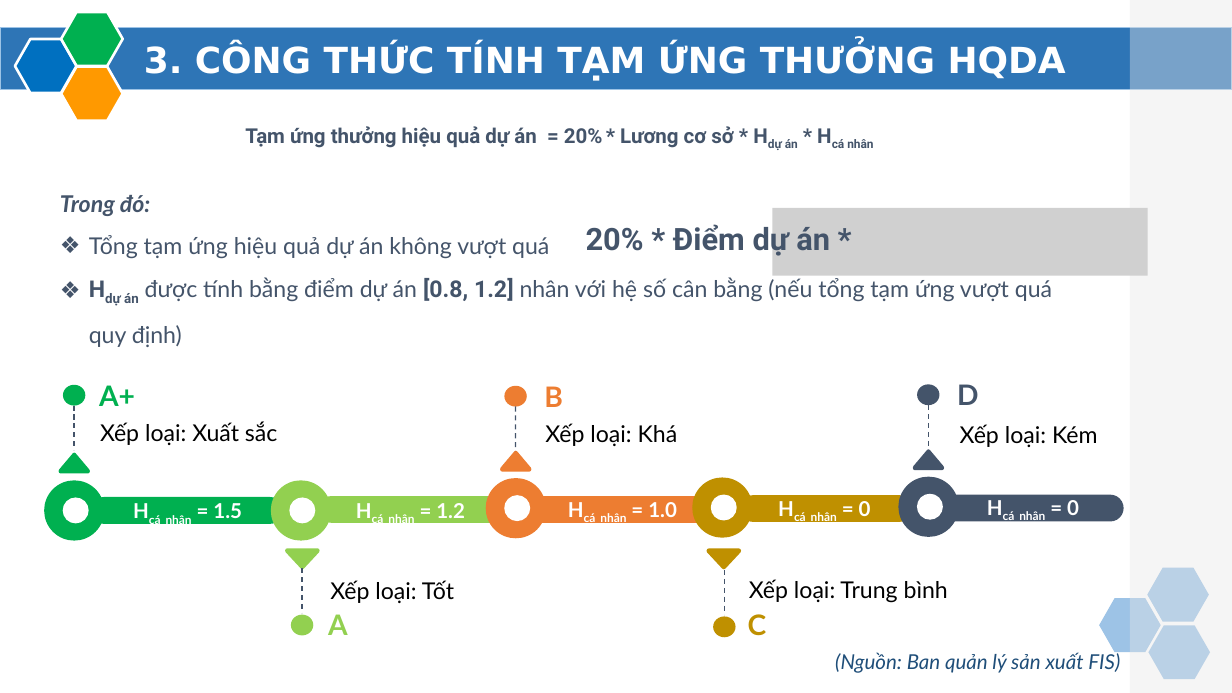
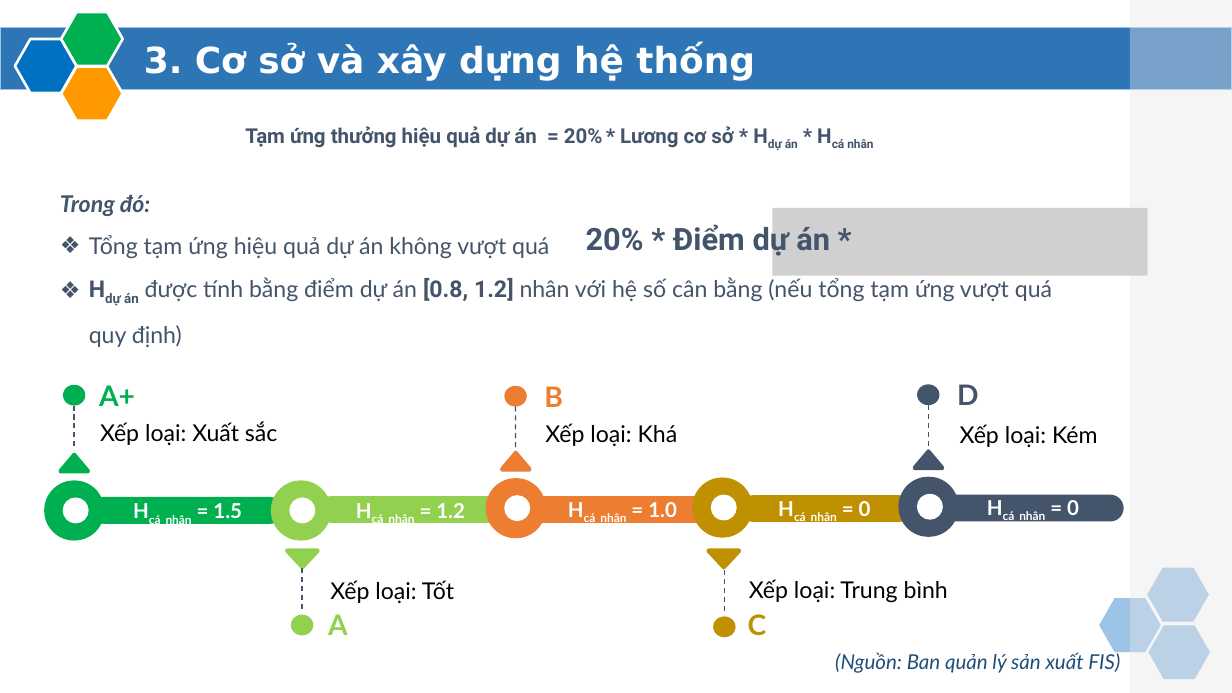
Before and after one commit to sonnc/LuanVan_SonNC_CA190141, a slide deck: slide 22 of LvThs.PPTX (slide 14 before the commit). Drawn at 1232x693 pixels with LibreOffice and Linux fonts; fonts in the diff are those of the drawing; grey boxes stand for pictures; background and template pictures are left out. Boxes give left, top, right and bottom in pixels: in the first picture for what was removed or moved away, otherwise in the second. Text is boxed around its words. In the diff, an @@ line names an element or a change of style, - is before the commit and + after.

```diff
--- a/LvThs.PPTX
+++ b/LvThs.PPTX
@@ text at [144,44,755,81]: text changed @@
-3. CÔNG THỨC TÍNH TẠM ỨNG THƯỞNG HQDA
+3. Cơ sở và xây dựng hệ thống
```
Also in this commit, not shown: 12 other slides changed, 17 slides added, 4 slides removed, 47 other files.
